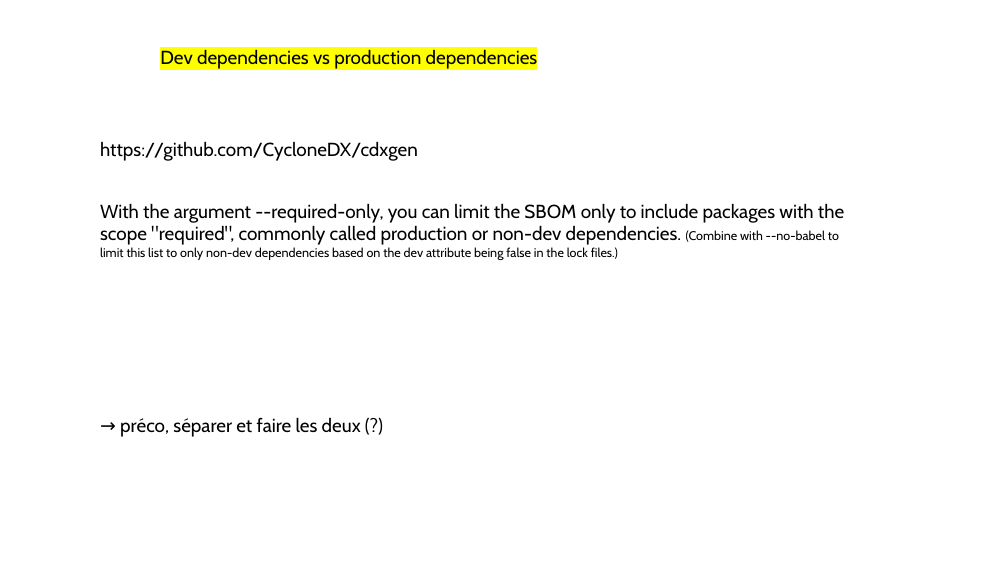
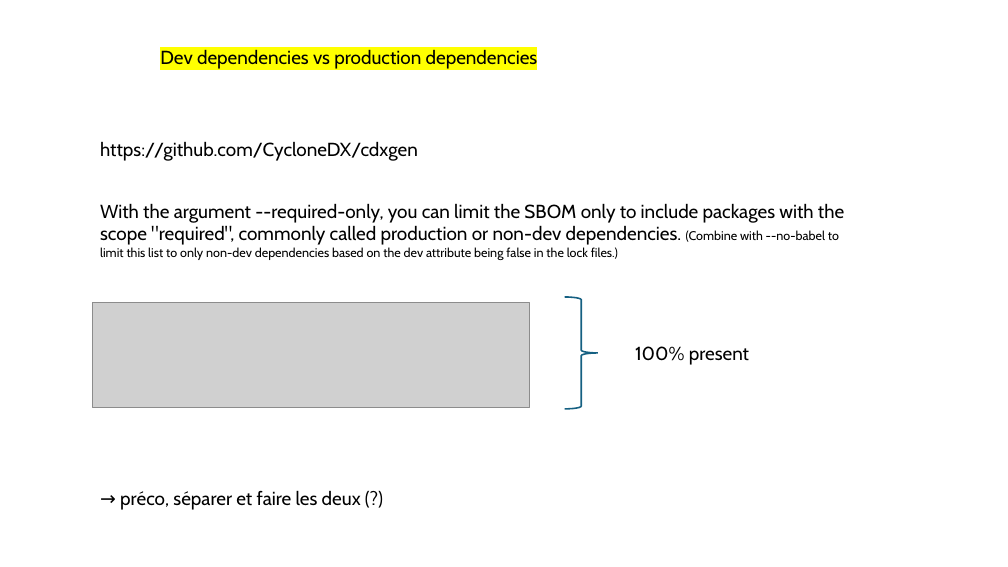
Before and after one commit to avergnaud/sboms, a slide deck: slide 11 of SBOM.pptx (slide 10 before the commit). Drawn at 1008x567 pixels with LibreOffice and Linux fonts; fonts in the diff are those of the drawing; grey boxes stand for pictures. Boxes give left, top, right and bottom in pixels: in the first picture for what was removed or moved away, otherwise in the second. Text is boxed around its words. In the diff, an @@ line names an element or a change of style, - is before the commit and + after.

```diff
--- a/SBOM.pptx
+++ b/SBOM.pptx
@@ right brace added at (x1=565, y1=297, x2=598, y2=409), outline #156082 1.5 pt @@
@@ picture added at (x1=93, y1=302, x2=530, y2=408) @@
@@ text added at (x1=635, y1=346, x2=749, y2=365), 18 pt, text #000000 @@
+100% present
@@ text "→ préco, séparer et faire ..." moved from (x1=120, y1=417, x2=361, y2=437) to (x1=120, y1=490, x2=361, y2=510) @@
```
Also in this commit, not shown: 1 other slide changed, 1 slide added, 1 other file.
